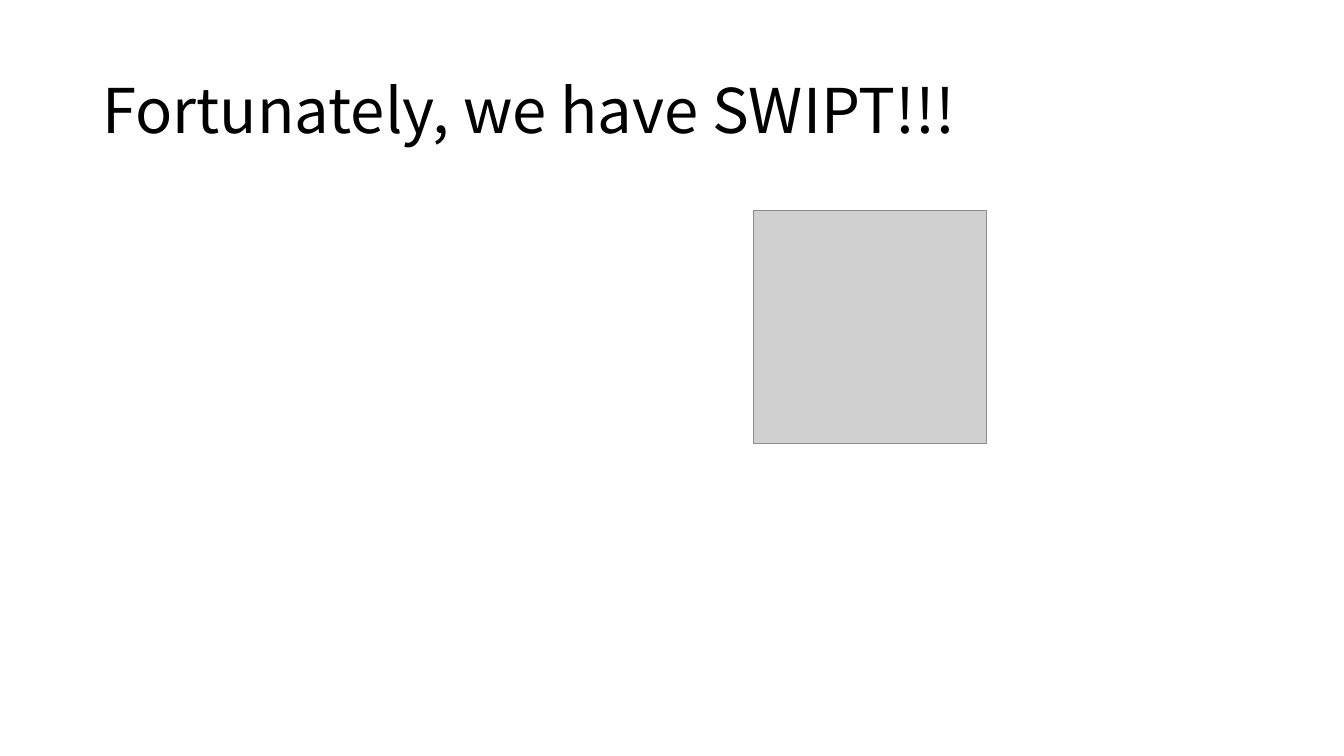
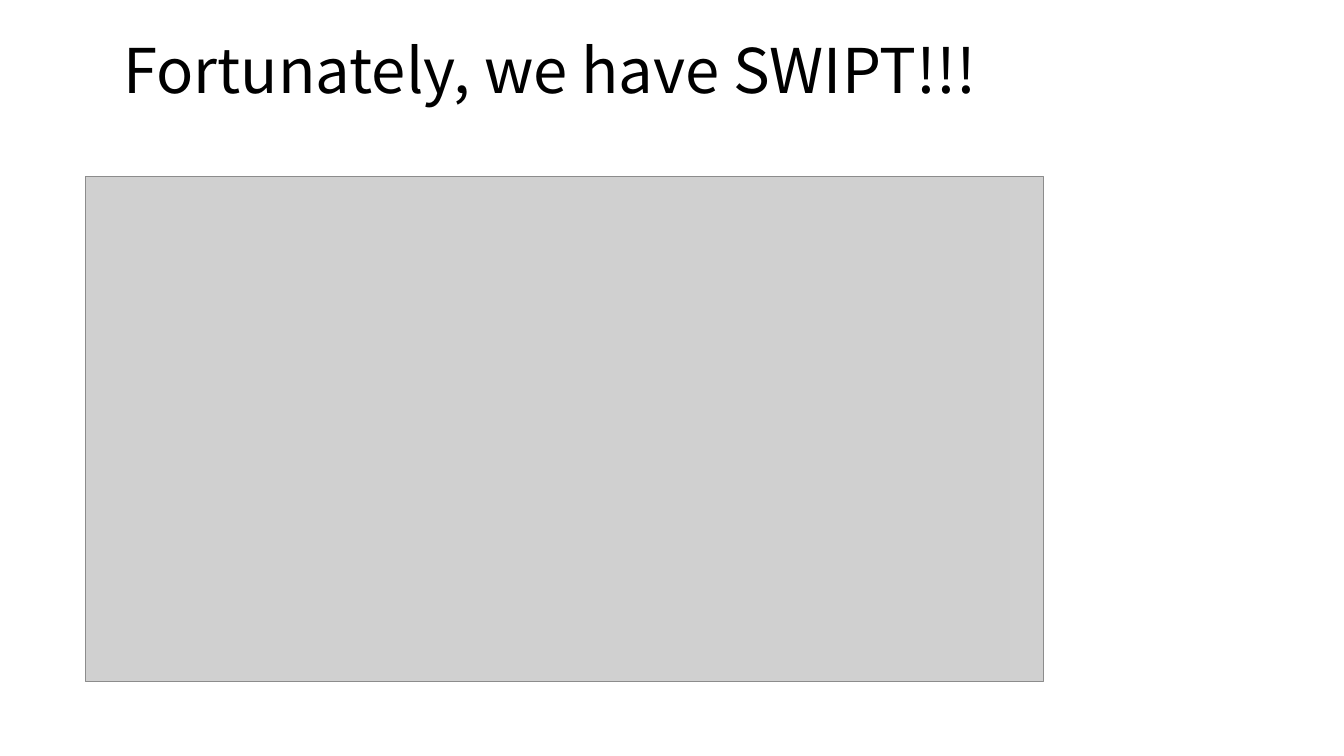
Before and after one commit to lyb1234567/Third-year-lectures, a slide deck: slide 7 of EEE380/Second Marker.pptx. Drawn at 1344x756 pixels with LibreOffice and Linux fonts; fonts in the diff are those of the drawing; grey boxes stand for pictures. Boxes give left, top, right and bottom in pixels: in the first picture for what was removed or moved away, otherwise in the second. Text is boxed around its words. In the diff, an @@ line names an element or a change of style, - is before the commit and + after.

```diff
--- a/EEE380/Second Marker.pptx
+++ b/EEE380/Second Marker.pptx
@@ title "Fortunately, we have SWIPT!!!": place and size @@
-title "Fortunately, we have SWIPT!!!" at <box>102,84,955,148</box>
+title "Fortunately, we have SWIPT!!!" at <box>123,44,976,108</box>
@@ picture added at <box>86,176,1045,682</box> @@
@@ picture removed at <box>754,211,987,444</box> @@
```
Also in this commit, not shown: 28 other slides changed, 6 slides added, 4 slides removed, 22 other files.
